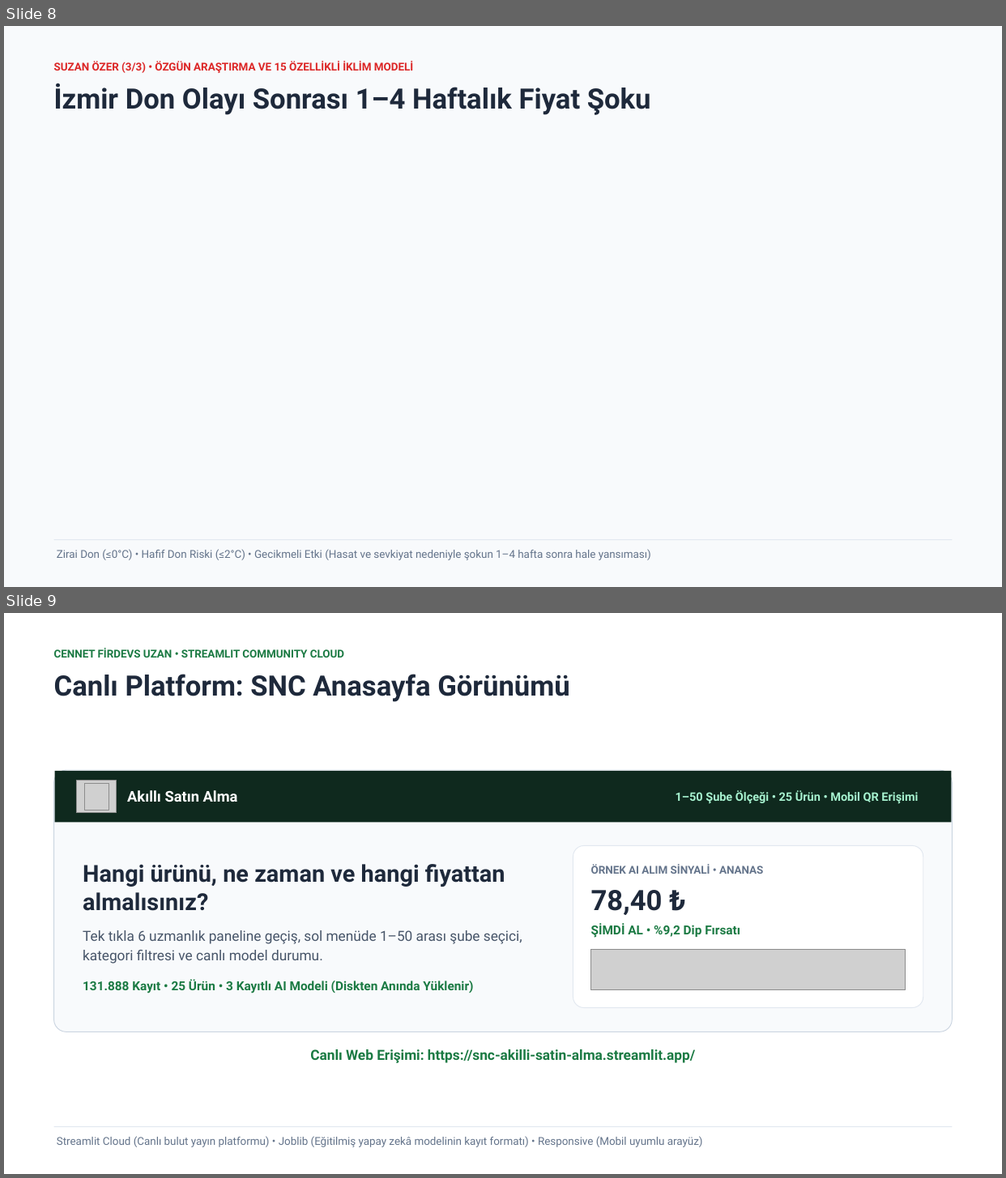
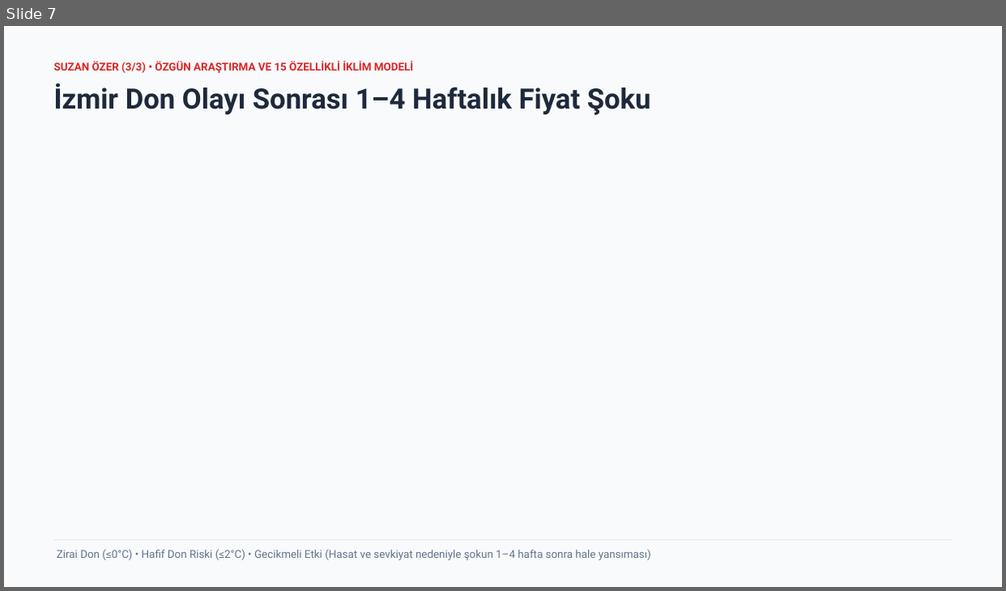
Before and after one commit to C-firdevs/G04_HalFiyat, a slide deck: 05_Sunum/G04_Sunum.pptx. Shown one above the other, each under a label of ours: slides 8 and 9 before the commit, slide 7 after it. The pictures are 1006x1178 and 1006x591 pixels, drawn with LibreOffice and Linux fonts; fonts in the diff are those of the drawing; grey boxes stand for pictures; background and template pictures are left out. Boxes give left, top, right and bottom in pixels: in the first picture for what was removed or moved away, otherwise in the second. Text is boxed around its words. In the diff, an @@ line names an element or a change of style, - is before the commit and + after.

Commit message:
docs(presentation): refine G04_Sunum.pptx to exact 12 slides (8-12 slide limit) with 6 live app screenshots

```diff
--- a/05_Sunum/G04_Sunum.pptx
+++ b/05_Sunum/G04_Sunum.pptx
@@ slide 9 removed at (x1=4, y1=613, x2=1002, y2=1174), background #FFFFFF @@
@@ text removed at (x1=54, y1=648, x2=344, y2=658) @@
-CENNET FİRDEVS UZAN • STREAMLIT COMMUNITY CLOUD
@@ text removed at (x1=54, y1=674, x2=569, y2=702) @@
-Canlı Platform: SNC Anasayfa Görünümü
@@ rounded rectangle removed at (x1=54, y1=770, x2=953, y2=1033) @@
@@ rectangle removed at (x1=55, y1=771, x2=952, y2=823) @@
@@ picture removed at (x1=77, y1=781, x2=117, y2=814) @@
@@ picture removed at (x1=84, y1=784, x2=108, y2=810) @@
@@ text removed at (x1=127, y1=790, x2=238, y2=802) @@
-Akıllı Satın Alma
@@ text removed at (x1=675, y1=790, x2=918, y2=804) @@
-1–50 Şube Ölçeği • 25 Ürün • Mobil QR Erişimi
@@ rounded rectangle removed at (x1=573, y1=845, x2=923, y2=1008) @@
@@ text removed at (x1=83, y1=864, x2=505, y2=911) @@
-Hangi ürünü, ne zaman ve hangi fiyattan almalısınız?
@@ text removed at (x1=591, y1=864, x2=763, y2=874) @@
-ÖRNEK AI ALIM SİNYALİ • ANANAS
@@ text removed at (x1=591, y1=890, x2=663, y2=915) @@
-78,40 ₺
@@ text removed at (x1=591, y1=923, x2=740, y2=938) @@
-ŞİMDİ AL • %9,2 Dip Fırsatı
@@ text removed at (x1=83, y1=931, x2=522, y2=964) @@
-Tek tıkla 6 uzmanlık paneline geçiş, sol menüde 1–50 arası şube seçici, kategori filtresi ve canlı model durumu.
@@ picture removed at (x1=591, y1=950, x2=906, y2=990) @@
@@ text removed at (x1=83, y1=979, x2=473, y2=994) @@
-131.888 Kayıt • 25 Ürün • 3 Kayıtlı AI Modeli (Diskten Anında Yüklenir)
@@ text removed at (x1=310, y1=1050, x2=695, y2=1063) @@
-Canlı Web Erişimi: https://snc-akilli-satin-alma.streamlit.app/
@@ rectangle removed at (x1=54, y1=1127, x2=953, y2=1127) @@
@@ text removed at (x1=57, y1=1136, x2=703, y2=1148) @@
-Streamlit Cloud (Canlı bulut yayın platformu) • Joblib (Eğitilmiş yapay zekâ modelinin kayıt formatı) • Responsive (Mobil uyumlu arayüz)
@@ what was slide 8 is now slide 7 @@
```
Also in this commit, not shown: 2 slides changed, 1 slide added, 6 other slides removed.
